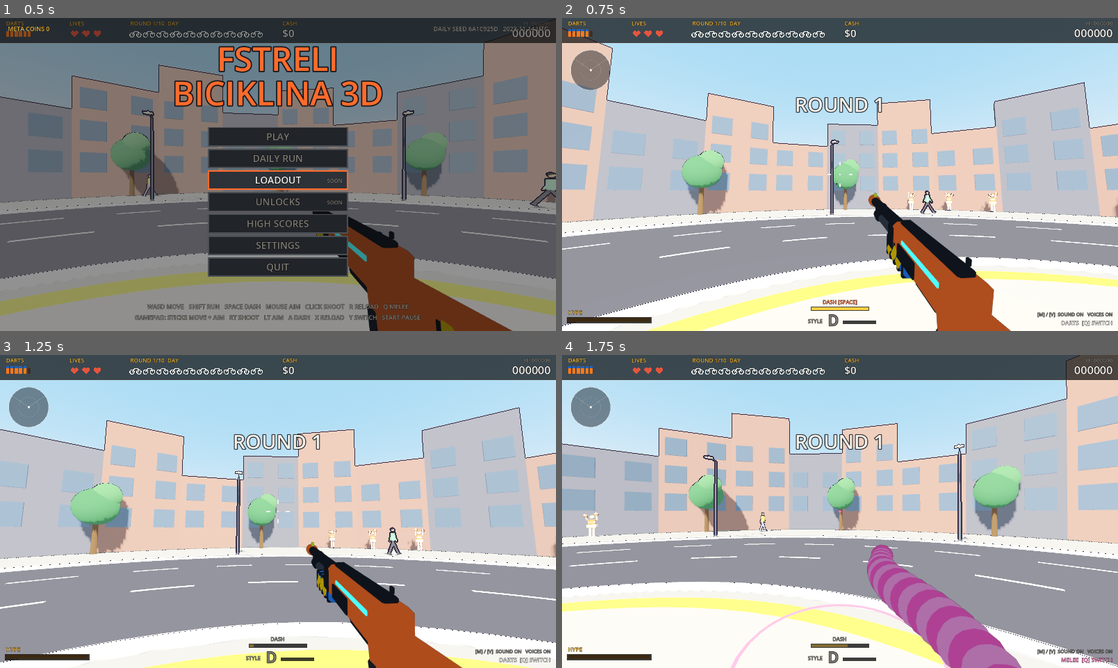
Above: before the commit, frames 1-4 (two rows, left to right).
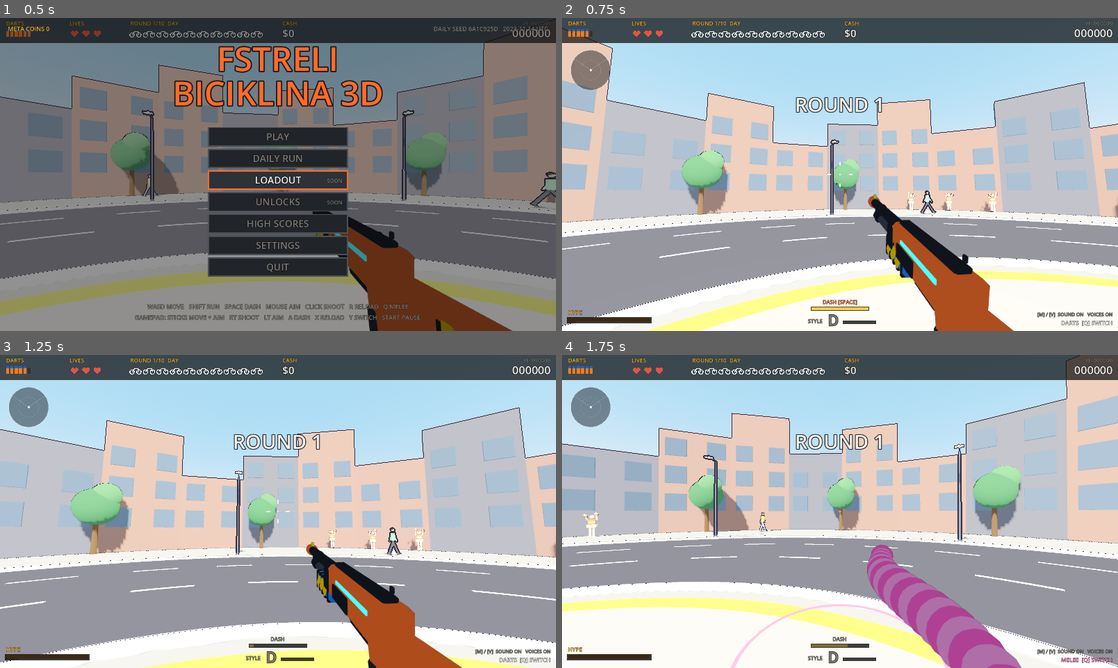
Above: after the commit, the same moments.

Repository: GVihi/FstreliBiciklina3D
Game: Godot game, scene res://main.tscn
The game is run twice, just before and just after one commit, with the same random seed, the same clock (stepped at 60 frames per second) and the same inputs.
Inputs (mouse positions are in pixels of both pictures, inside the frame that each line leads up to):
- Up to frame 1 (0.5 s): no input
- Up to frame 2 (0.75 s): tap Enter at 0.5 s; move the mouse to (962, 158) at 0.52 s; hold Right from 0.53 s (still down); tap R at 0.6 s; click (962, 158) at 0.67 s
- Up to frame 3 (1.25 s): keep holding Right; tap Space at 0.77 s
- Up to frame 4 (1.75 s): move the mouse to (812, 511) at 1.27 s; release Right at 1.28 s; hold Up from 1.28 s (still down); tap Q at 1.35 s; tap Space at 1.52 s

Frame 1 is identical in both runs. In frame 2, 0.6% of the frame differs, in the area x 55-82%, y 55-100%; in frame 3, less than 0.1%; in frame 4, nothing differs.

Commit message:
Add a springy shoot and recoil animation to the gun
Roadmap item F2: "Shoot and recoil animation".

Each shot gives three small springs (kick back, muzzle rise, random
roll) a push, in update_kick in scripts/player.gd. They swing back to
rest with a small overshoot, so the gun snaps back and settles instead
of fading out linearly. Rapid fire stacks the kick up to a limit, and
the kick is halved while aiming down sights. The old linear g.recoil
offsets in update_gun are replaced; g.recoil itself is untouched.

The smoothed hip / aim position is now kept separately (gun_base), so
the recoil is not filtered away by the position smoothing.

Not ticked in the README: needs the owner's in-game check (Godot could
not be run here).

Co-Authored-By: Claude Sonnet 5.5 <noreply@anthropic.com>
Claude-Session: https://claude.ai/code/session_01ERiY165C6WvgUz7dn68bP3

Diff:
--- a/scripts/player.gd
+++ b/scripts/player.gd
@@ -11,6 +11,16 @@
 var sway_pitch = 0.0
 var look_prev = Vector2.ZERO
 var look_seen = false
+
+# recoil spring: the gun kicks back (metres), the muzzle rises (radians) and it rolls a little, then settles with a small overshoot
+var kick_back = 0.0
+var kick_back_v = 0.0
+var kick_rise = 0.0
+var kick_rise_v = 0.0
+var kick_roll = 0.0
+var kick_roll_v = 0.0
+var shots_seen = 0
+var gun_base = Vector3.ZERO     # the smoothed hip / aim position, before the recoil is added
 
 # Gun motion tuning (Milestone F2). Everything is in metres / radians and fades out while aiming down sights.
 const IDLE_SWAY = 0.0035        # breathing: how far the gun drifts up/down while standing still
@@ -22,6 +32,14 @@
 const LOOK_SWAY_MAX = 0.07      # largest lag in radians
 const LOOK_SWAY_RETURN = 9.0    # how fast the gun catches up again (per second)
 const ADS_CALM = 0.85           # how much of the motion aiming down sights removes
+const KICK_BACK_SPEED = 1.4     # recoil: how hard a shot shoves the gun back (m/s, about 5 cm of travel)
+const KICK_RISE_SPEED = 3.6     # recoil: how hard it flips the muzzle up (rad/s, about 7 degrees)
+const KICK_ROLL_SPEED = 0.7     # recoil: random roll, to either side (rad/s)
+const KICK_STIFFNESS = 320.0    # spring strength: higher = snappier return
+const KICK_DAMPING = 24.0       # spring damping: lower = more wobble after the kick
+const KICK_BACK_MAX = 0.09      # limits, so rapid fire stacks up but never runs away
+const KICK_RISE_MAX = 0.26
+const KICK_ADS_MUL = 0.5        # recoil is this much smaller while aiming down sights (the view carries it instead)
 
 func _init(game) -> void:
 	g = game
@@ -228,6 +246,31 @@
 	# extra hit radius in metres from fat-dart upgrades and the fat-dart pickup
 	return (g.up["wide"] * 5.0 + (18.0 if g.buffs["big"] > 0.0 else 0.0)) * 0.025
 
+# one spring per recoil axis: a shot gives them a push, then they swing back to rest with a small overshoot
+func update_kick(dt: float) -> void:
+	if g.shots_fired != shots_seen:
+		if g.shots_fired > shots_seen:
+			var mul = lerpf(1.0, KICK_ADS_MUL, g.ads_t)
+			kick_back_v += KICK_BACK_SPEED * mul
+			kick_rise_v += KICK_RISE_SPEED * mul
+			kick_roll_v += randf_range(-KICK_ROLL_SPEED, KICK_ROLL_SPEED) * mul
+		shots_seen = g.shots_fired
+	var steps = clampi(ceili(dt / 0.008), 0, 8)           # small steps keep the stiff spring stable on a slow frame
+	if steps == 0:
+		return
+	var h = minf(dt, 0.064) / float(steps)
+	for _i in range(steps):
+		kick_back_v += (-KICK_STIFFNESS * kick_back - KICK_DAMPING * kick_back_v) * h
+		kick_back += kick_back_v * h
+		kick_rise_v += (-KICK_STIFFNESS * kick_rise - KICK_DAMPING * kick_rise_v) * h
+		kick_rise += kick_rise_v * h
+		kick_roll_v += (-KICK_STIFFNESS * kick_roll - KICK_DAMPING * kick_roll_v) * h
+		kick_roll += kick_roll_v * h
+	kick_back = clampf(kick_back, -KICK_BACK_MAX, KICK_BACK_MAX)
+	kick_rise = clampf(kick_rise, -KICK_RISE_MAX, KICK_RISE_MAX)
+	kick_roll = clampf(kick_roll, -0.12, 0.12)
+	# kick_back is a push towards +Z (towards the player), kick_rise tips the muzzle up
+
 func update_gun(dt: float) -> void:
 	var gun_node: Node3D = g.gun["root"]
 	var rb: Node3D = g.rubber["root"]
@@ -238,7 +281,6 @@
 	var hip = Vector3(0.24, -0.22, -0.52)
 	var ads = Vector3(0.0, -0.062, -0.42)
 	var p = hip.lerp(ads, g.ads_t)
-	p.z += g.recoil * 0.07
 	p.y -= (0.05 if g.sprinting else 0.0) + (0.04 if g.loading else 0.0)
 
 	# idle sway (breathing), walk / sprint bob and look sway. They ease out while aiming down sights.
@@ -272,11 +314,13 @@
 
 	var roll = (sin(g.time * 0.85) * 0.010 * still + step_side * 0.025 * bob_mul * moving) * calm
 	var tilt = step_up * 0.018 * bob_mul * moving * calm
-	gun_node.position = gun_node.position.lerp(p, minf(1.0, dt * 18.0))
+	update_kick(dt)
+	gun_base = gun_base.lerp(p, minf(1.0, dt * 18.0))
+	gun_node.position = gun_base + Vector3(0.0, 0.0, kick_back)
 	gun_node.rotation = Vector3(
-		g.recoil * 0.14 + (0.18 if g.sprinting else 0.0) + tilt + sway_pitch * calm,
+		kick_rise + (0.18 if g.sprinting else 0.0) + tilt + sway_pitch * calm,
 		(1.0 - g.ads_t) * 0.06 + sway_yaw * calm,
-		roll)
+		roll + kick_roll)
 	var phase = 0.0
 	if g.pump_t > 0.0:
 		phase = sin(PI * (1.0 - g.pump_t / maxf(g.pump_dur, 0.01)))
Not shown, changed: README.md
